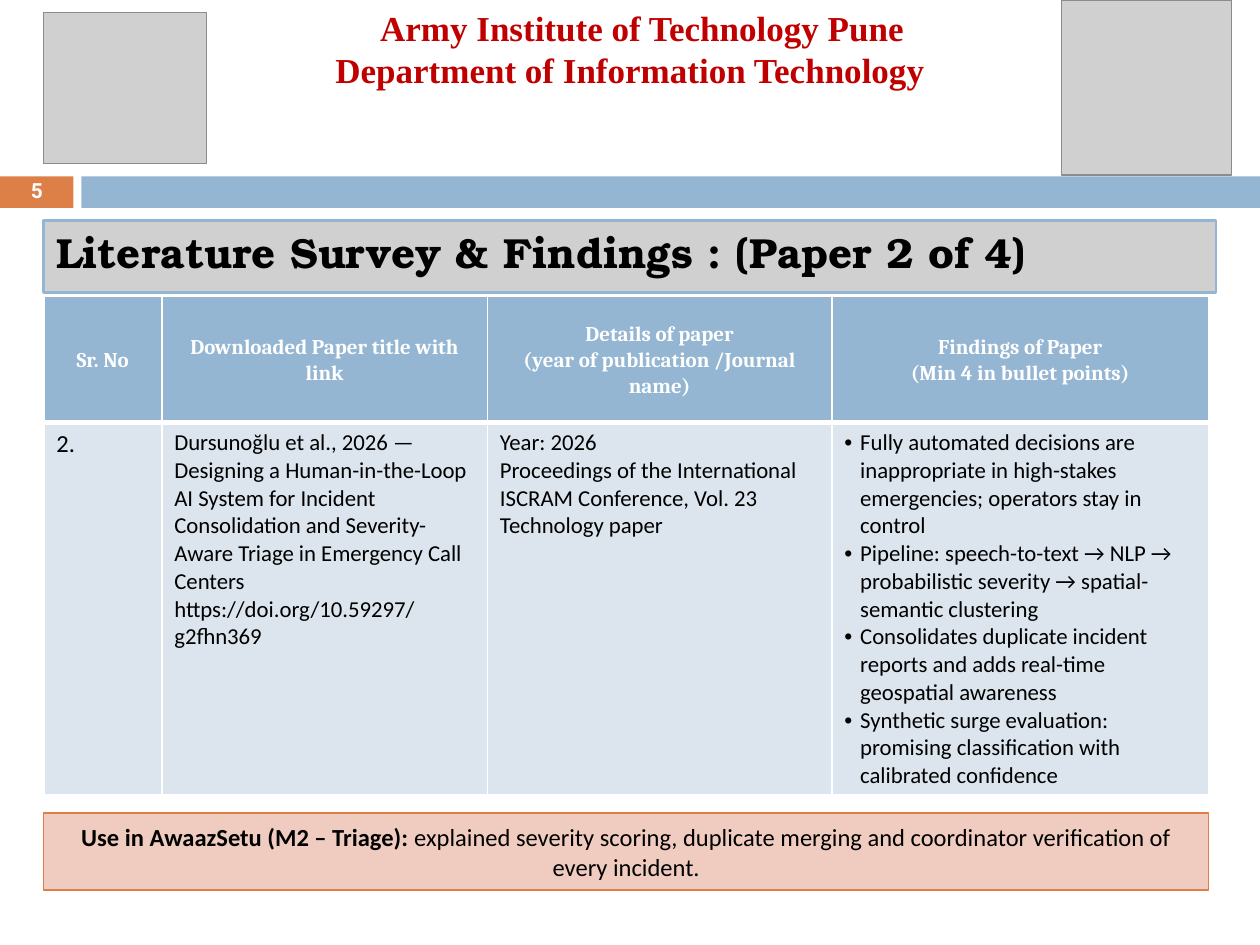
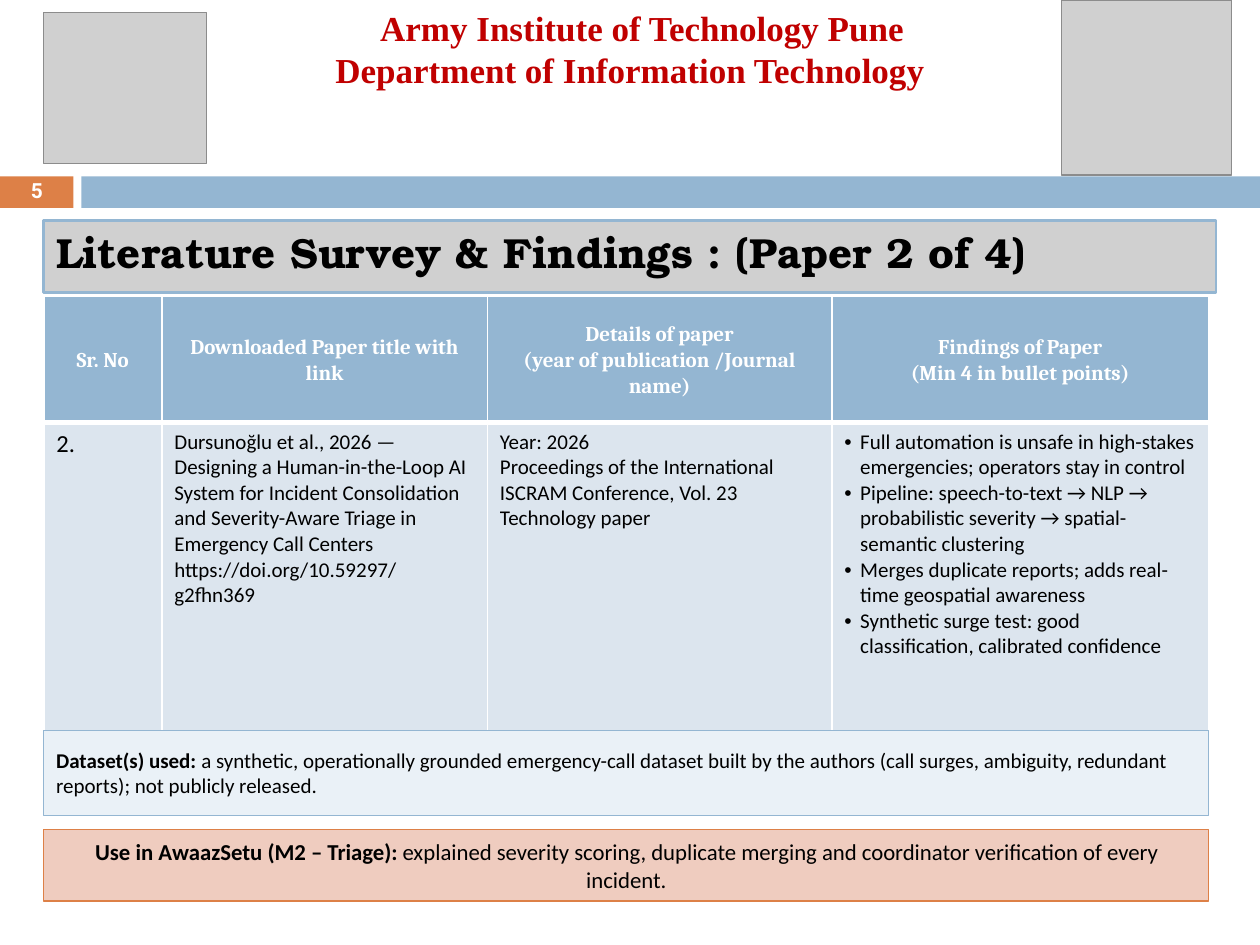
Before and after one commit to harshwardhan-kp/awaazsetu, a slide deck: slide 5 of submission/CEP_Review_II_AwaazSetu.pptx. Drawn at 1260x945 pixels with LibreOffice and Linux fonts; fonts in the diff are those of the drawing; grey boxes stand for pictures. Boxes give left, top, right and bottom in pixels: in the first picture for what was removed or moved away, otherwise in the second. Text is boxed around its words. In the diff, an @@ line names an element or a change of style, - is before the commit and + after.

```diff
--- a/submission/CEP_Review_II_AwaazSetu.pptx
+++ b/submission/CEP_Review_II_AwaazSetu.pptx
@@ table at box(44, 296, 1208, 866) @@
-row 2, column 4: Fully automated decisions are inappropriate in high-stakes emergencies; operators stay in control / Pipeline: speech-to-text → NLP → probabilistic severity → spatial-semantic clustering / Consolidates duplicate incident reports and adds real-time geospatial awareness / Synthetic surge evaluation: promising classification with calibrated confidence
+row 2, column 4: Full automation is unsafe in high-stakes emergencies; operators stay in control / Pipeline: speech-to-text → NLP → probabilistic severity → spatial-semantic clustering / Merges duplicate reports; adds real-time geospatial awareness / Synthetic surge test: good classification, calibrated confidence
@@ size 13 to 12 pt in "Dursunoğlu et al., 2026 — Designing a ...", "https://doi.org/10.59297/g2fhn369", "Year: 2026", "Proceedings of the International ISCRAM Conference, Vol. ..." and 1 more places @@
@@ rectangle added at box(44, 731, 1210, 816), fill #EAF1F7, outline #94B6D2 0.75 pt, 12 pt, text #000000 @@
+Dataset(s) used: a synthetic, operationally grounded emergency-call dataset built by the authors (call surges, ambiguity, redundant reports); not publicly released.
@@ rectangle "Use in AwaazSetu (M2 – ...": place and size @@
-rectangle "Use in AwaazSetu (M2 – ..." at box(44, 813, 1210, 890)
+rectangle "Use in AwaazSetu (M2 – ..." at box(44, 829, 1210, 901)
@@ rectangle "Use in AwaazSetu (M2 – ..." at box(44, 829, 1210, 901): size 14 to 13 pt @@
```
Also in this commit, not shown: 3 other slides changed, 1 other file.
